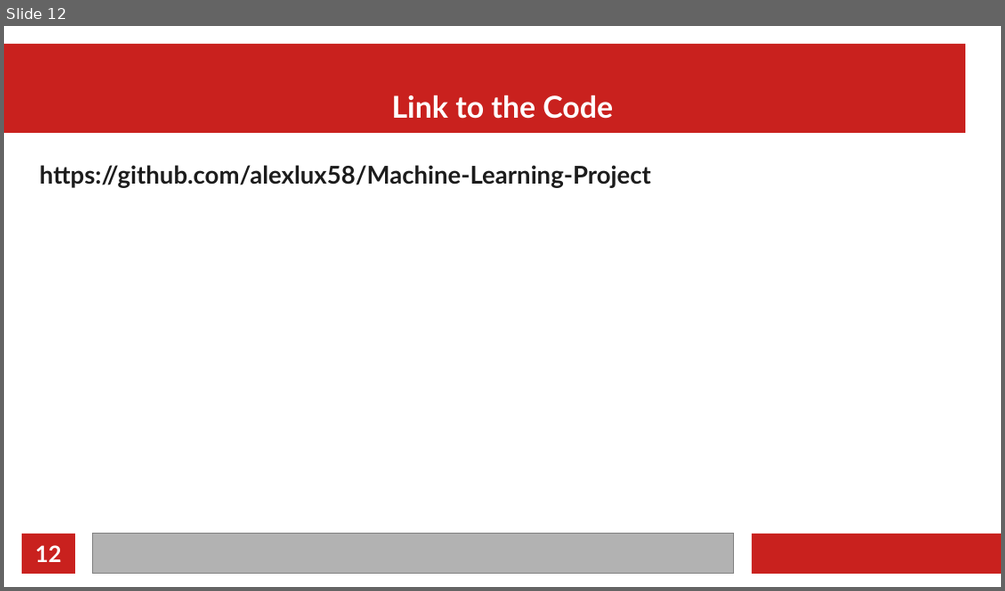
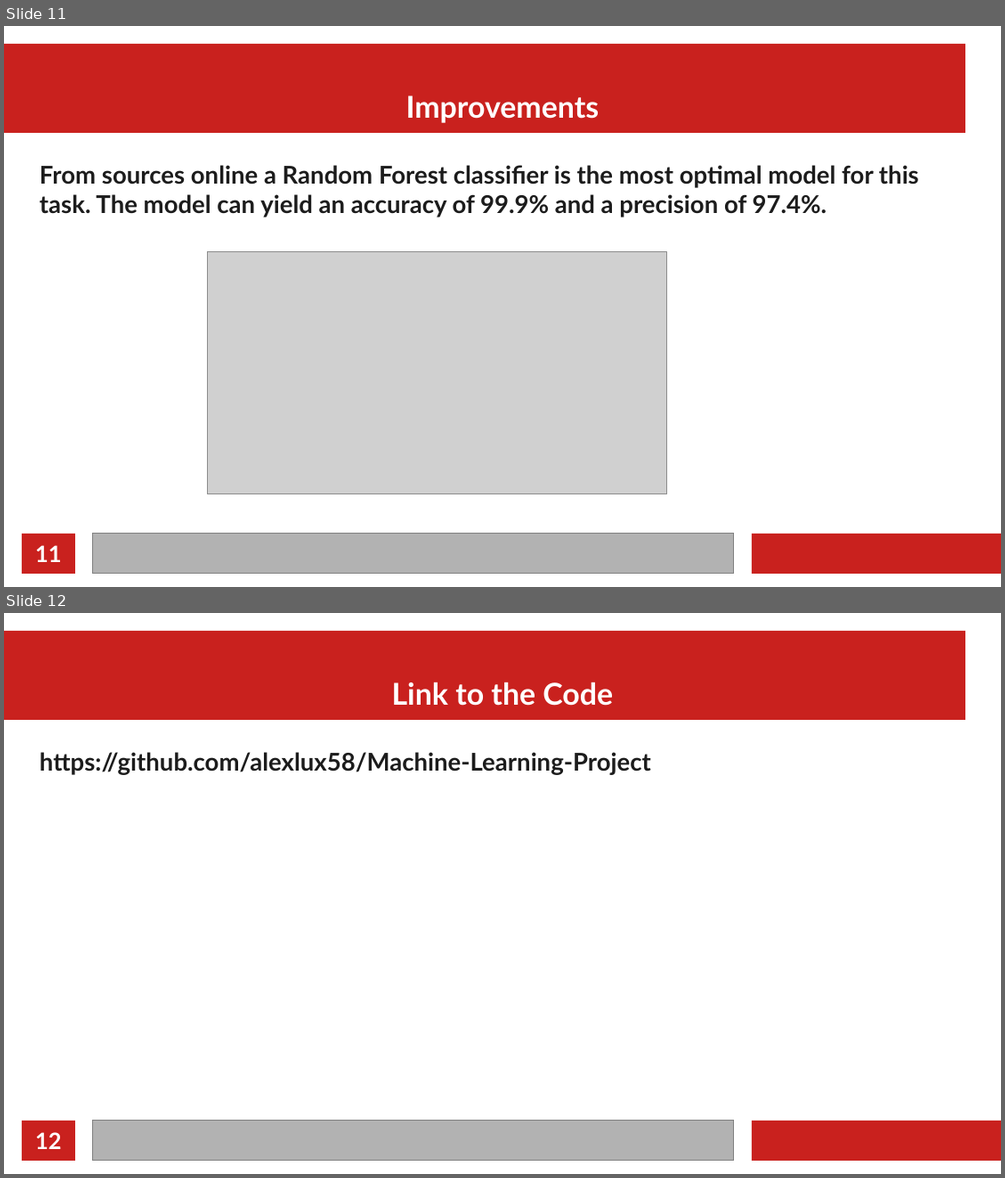
Before and after one commit to alexlux58/Machine-Learning-Project, a slide deck: Presentation/Credit Card Fraud Presentation.odp. Shown one above the other, each under a label of ours: slide 12 before the commit, slides 11 and 12 after it. The pictures are 1005x591 and 1005x1178 pixels, drawn with LibreOffice and Linux fonts; fonts in the diff are those of the drawing; grey boxes stand for pictures. Boxes give left, top, right and bottom in pixels: in the first picture for what was removed or moved away, otherwise in the second. Text is boxed around its words. In the diff, an @@ line names an element or a change of style, - is before the commit and + after.

```diff
--- a/Presentation/Credit Card Fraud Presentation.odp
+++ b/Presentation/Credit Card Fraud Presentation.odp
@@ slide 11 added at [4, 26, 1001, 587], background #FFFFFF; not listed: 4 template elements that a slide beside it also shows @@
@@ title added at [406, 95, 599, 123], 24 pt, text #FFFFFF, bold @@
+Improvements
@@ text added at [40, 165, 919, 217], 19.5 pt, text #1C1C1C, bold @@
+From sources online a Random Forest classifier is the most optimal model for this task. The model can yield an accuracy of 99.9% and a precision of 97.4%.
@@ picture added at [208, 252, 667, 494] @@
@@ page number added at [35, 545, 61, 562], 18 pt, text #FFFFFF, bold @@
+11
```
Also in this commit, not shown: 2 slides changed, 1 slide removed.
